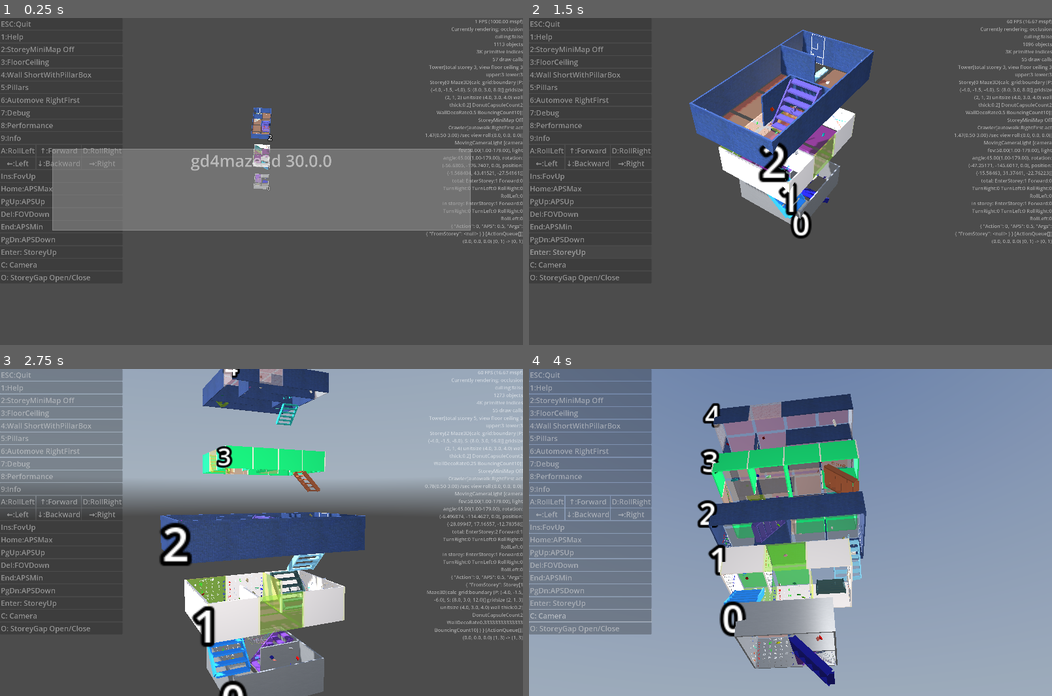
Above: before the commit, frames 1-4 (two rows, left to right).
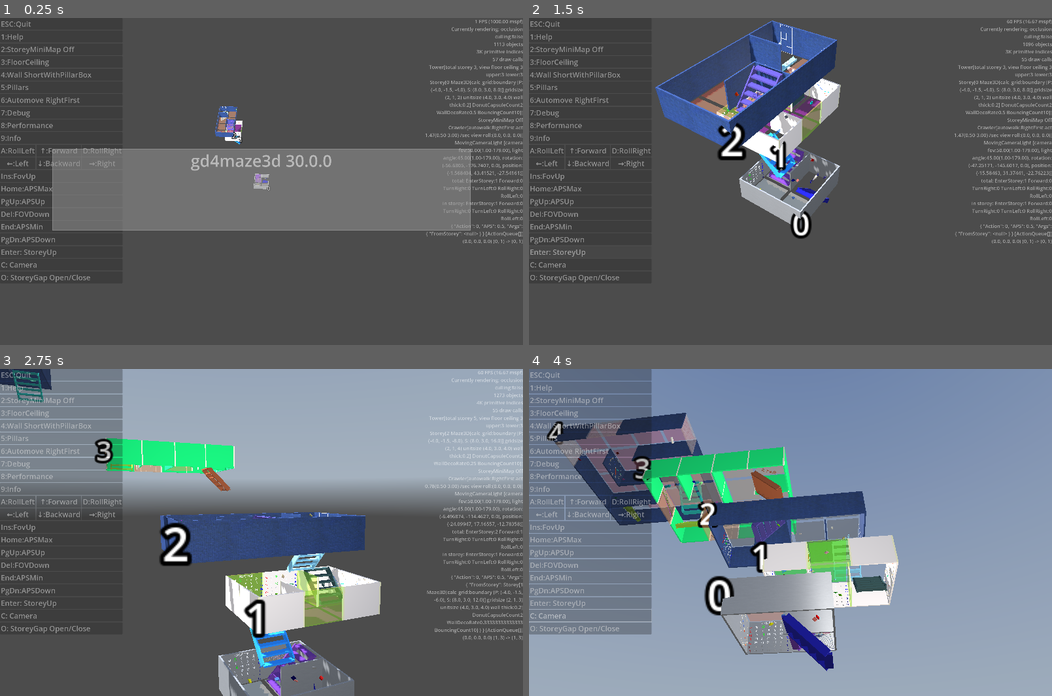
Above: after the commit, the same moments.

Repository: kasworld/gd4maze3d
Game: Godot game, scene res://main.tscn
Two runs of this game, one before a commit and one after it. Both use one fixed random seed, a clock stepped at 60 frames per second and the inputs below. A sky picture missing from this copy of the repository is replaced by a grey-blue gradient.
Inputs (mouse positions are in pixels of both pictures, inside the frame that each line leads up to):
- Up to frame 1 (0.25 s): no input
- Up to frame 2 (1.5 s): click "Enter: StoreyUp" at 0.5 s; click "Enter: StoreyUp" at 1.25 s
- Up to frame 3 (2.75 s): tap Enter at 2 s; move the mouse to (376, 516) at 2.02 s; hold Right from 2.03 s (still down); tap Q at 2.1 s; click (376, 516) at 2.17 s
- Up to frame 4 (4 s): move the mouse to (685, 548) at 2.77 s; release Right at 2.78 s; hold Down 2.78-3.53 s; tap E at 2.85 s; move the mouse to (842, 460) at 3.52 s; hold Right from 3.53 s (still down); tap 1 at 3.6 s

The runs differ from the first frame. In frame 1, 0.9% of the frame differs, in the area x 41-53%, y 27-48%; in frame 2, 12%; in frame 3, 16%; in frame 4, 23%, in the area x 3-71%, y 7-97%.

Commit message:
align storey goal pos to next storey start pos

Diff:
--- a/tower/tower.gd
+++ b/tower/tower.gd
@@ -114,6 +114,11 @@
 	set_all_storey_position()
 	st.storey_animation.animation_ended.connect(storey_animation_ended)
 	st.storey_animation.start_scale("ani_add", st, Vector3(0.1,0.1,0.1), Vector3(1,1,1), StoreyAnimationDuration)
+	if storey_list.size() > 1:
+		var last_st := storey_list[-2]
+		var diff := (last_st.goal_pos - st.start_pos)
+		st.position.x = last_st.position.x + diff.x * cell_size.x
+		st.position.z = last_st.position.z + diff.y * cell_size.z
 
 func del_old_storey() -> void:
 	if cur_storey.storey_num > visible_storey_down:
